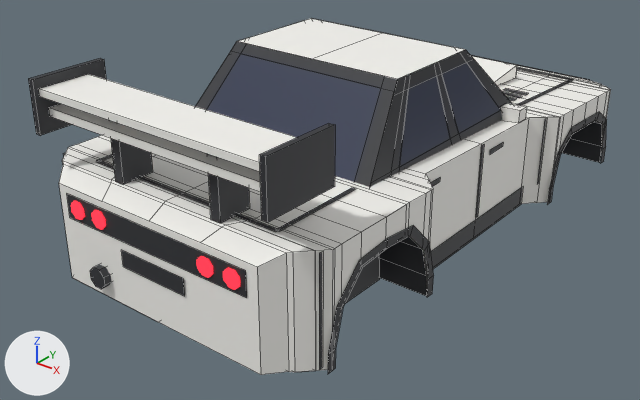
The FBX model assets/meshes/hoshi/Hoshi.fbx as it was, and as the next commit left it.
The view is the same before and after, from a 50 mm camera at (10.66, -15.02, 7.52) aimed at (-0.37, -1.24, -1.03). Lighting does not change. The marker at lower left points along +X, +Y and +Z. The first picture is the older version. Mesh edges are drawn as thin lines on the coarser meshes.

Script lines for the objects in view, before the commit:
```python
me_opt_wing_rally_wing = bpy.data.meshes.new('Opt_Wing_Rally_Wing')
me_opt_wing_rally_wing.from_pydata(...)  # a box spanning x 1.1..1.32, y -5.95..-5.25, z 0.84..2.29; a box spanning x -1.32..-1.1, y -5.95..-5.25, z 0.84..2.29; a box spanning x 2.7..2.82, y -6.45..-4.85, z 1.54..2.59; a box spanning x -2.82..-2.7, y -6.45..-4.85, z 1.54..2.59
me_opt_wing_rally_wing.materials.append(mat_trim)  # dark grey #2f3035
me_tailgarnish = bpy.data.meshes.new('TailGarnish')
me_tailgarnish.from_pydata([(-2.25, -6.37, -0.02), (2.25, -6.37, -0.02), (2.25, -6.37, 0.48), (-2.25, -6.37, 0.48)], [], [(0, 1, 2, 3)])
me_tailgarnish.materials.append(mat_trim)  # dark grey #2f3035
me_wheelwell = bpy.data.meshes.new('WheelWell')
me_wheelwell.from_pydata(...)  # 52 vertices, 4 faces; spans x -2.25..2.25, y -5.45..5.45, z -1.42..0.36
me_wheelwell.materials.append(mat_trim)  # dark grey #2f3035
ob_opt_wing_rally_wing = bpy.data.objects.new('Opt_Wing_Rally_Wing', me_opt_wing_rally_wing)
ob_opt_wing_rally_wing.location = (0.0, 0.0, 0.0)
ob_tailgarnish = bpy.data.objects.new('TailGarnish', me_tailgarnish)
ob_tailgarnish.location = (0.0, 0.0, 0.0)
ob_wheelwell = bpy.data.objects.new('WheelWell', me_wheelwell)
ob_wheelwell.location = (0.0, 0.0, 0.0)
# also in view: 'Door_RR' at (2.92, -1.15, -0.31); 'Hood' at (0.0, 4.05, 0.58); 'Ink_Trunk' at (0.0, -4.6, 0.87); 'Window_FR' at (2.23, 0.54, 1.53); 'RearPanel' at (0.0, -6.38, -0.38)
```
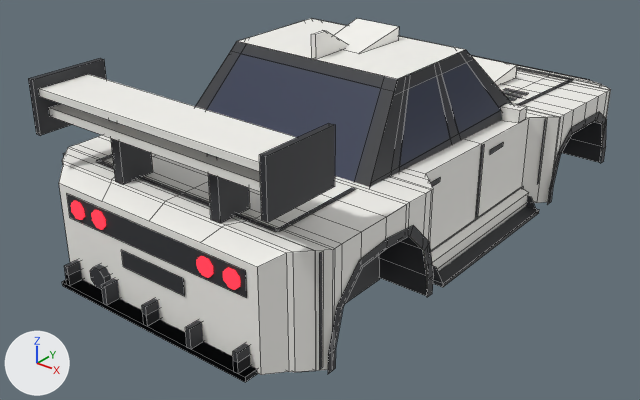
Boxes (x1, y1, x2, y2) around the edits, measured in the pictures (640 x 400 px):
'Opt_Diffuser_Road_AccDiffuser', added: after (62, 273, 257, 382)
'Opt_Skirts_Side_AccSkirt_R', added: after (431, 187, 528, 271)
'Opt_Diffuser_Race_AccDiffuserRace', added: after (62, 260, 258, 381)
'Opt_Skirts_Blade_AccSideBlade_R', added: after (433, 196, 539, 287)
'Opt_Roof_Scoop_AccRoofScoop', added: after (334, 18, 399, 53)
'Opt_Roof_Fin_AccSharkFin', added: after (311, 30, 349, 59)
'Rocker_R', unchanged, covered by the edit: before (431, 187, 523, 269); after (431, 187, 523, 252)

What changed in the scene script:
```text
Add me_opt_roof_scoop_accroofscoop:
    me_opt_roof_scoop_accroofscoop.from_pydata([(-0.48, -1.05, 2.42), (0.48, -1.05, 2.42), (0.55, 0.25, 2.7), (-0.55, 0.25, 2.7), (0.55, 0.25, 2.4), (0.48, -1.05, 2.4), (-0.48, -1.05, 2.4), (-0.55, 0.25, 2.4)], [], [(0, 1, 2, 3), (4, 2, 1, 5), (6, 0, 3, 7)])
    me_opt_roof_scoop_accroofscoop.materials.append(mat_body)  # white #f7f6f1
Add me_opt_skirts_side_accskirt_r:
    me_opt_skirts_side_accskirt_r.from_pydata([(2.82, 2.05, -1.46), (2.98, 2.05, -1.46), (2.98, -2.05, -1.46), (2.82, -2.05, -1.46), (3.02, 2.05, -1.3), (3.02, -2.05, -1.3), (3.02, 2.05, -1.06), (3.02, -2.05, -1.06), (2.82, 2.05, -0.98), (2.82, -2.05, -0.98)], [], [(0, 1, 2, 3), (1, 4, 5, 2), (4, 6, 7, 5), (6, 8, 9, 7), (8, 6, 4, 1, 0), (3, 2, 5, 7, 9)])
    me_opt_skirts_side_accskirt_r.materials.append(mat_body)  # white #f7f6f1
Add me_opt_roof_fin_accsharkfin:
    me_opt_roof_fin_accsharkfin.from_pydata([(0.05, -1.55, 2.9), (0.05, -1.9, 2.9), (0.05, -1.9, 2.41), (0.05, -0.725, 2.41), (-0.05, -0.725, 2.41), (-0.05, -1.9, 2.41), (-0.05, -1.9, 2.9), (-0.05, -1.55, 2.9)], [], [(0, 1, 2, 3), (4, 5, 6, 7), (6, 1, 0, 7), (7, 0, 3, 4), (5, 2, 1, 6)])
    me_opt_roof_fin_accsharkfin.materials.append(mat_body)  # white #f7f6f1
Add ob_opt_roof_scoop_accroofscoop:
    ob_opt_roof_scoop_accroofscoop = bpy.data.objects.new('Opt_Roof_Scoop_AccRoofScoop', me_opt_roof_scoop_accroofscoop)
    ob_opt_roof_scoop_accroofscoop.location = (0.0, 0.0, 0.0)
Add ob_opt_skirts_side_accskirt_r:
    ob_opt_skirts_side_accskirt_r = bpy.data.objects.new('Opt_Skirts_Side_AccSkirt_R', me_opt_skirts_side_accskirt_r)
    ob_opt_skirts_side_accskirt_r.location = (0.0, 0.0, 0.0)
Add ob_opt_diffuser_road_accdiffuser:
    ob_opt_diffuser_road_accdiffuser = bpy.data.objects.new('Opt_Diffuser_Road_AccDiffuser', me_opt_diffuser_road_accdiffuser)  # a box spanning x -2.4..2.4, y -6.64..-6.09, z -1.44..-1.34; a box spanning x -2.25..-2.15, y -6.64..-6.09, z -1.34..-1.12; a box spanning x -0.05..0.05, y -6.64..-6.09, z -1.34..-1.12; a box spanning x 2.15..2.25, y -6.64..-6.09, z -1.34..-1.12; in mat_trim (dark grey #2f3035)
    ob_opt_diffuser_road_accdiffuser.location = (0.0, 0.0, 0.0)
Add ob_opt_diffuser_race_accdiffuserrace:
    ob_opt_diffuser_race_accdiffuserrace = bpy.data.objects.new('Opt_Diffuser_Race_AccDiffuserRace', me_opt_diffuser_race_accdiffuserrace)  # a box spanning x -2.4..2.4, y -6.64..-5.74, z -1.44..-1.34; a box spanning x -2.25..-2.15, y -6.64..-5.74, z -1.34..-0.94; a box spanning x -1.15..-1.05, y -6.64..-5.74, z -1.34..-0.94; a box spanning x -0.05..0.05, y -6.64..-5.74, z -1.34..-0.94; a box spanning x 1.05..1.15, y -6.64..-5.74, z -1.34..-0.94; a box spanning x 2.15..2.25, y -6.64..-5.74, z -1.34..-0.94; in mat_trim (dark grey #2f3035)
    ob_opt_diffuser_race_accdiffuserrace.location = (0.0, 0.0, 0.0)
Add ob_opt_roof_fin_accsharkfin:
    ob_opt_roof_fin_accsharkfin = bpy.data.objects.new('Opt_Roof_Fin_AccSharkFin', me_opt_roof_fin_accsharkfin)
    ob_opt_roof_fin_accsharkfin.location = (0.0, 0.0, 0.0)
Add ob_opt_skirts_blade_accsideblade_r:
    ob_opt_skirts_blade_accsideblade_r = bpy.data.objects.new('Opt_Skirts_Blade_AccSideBlade_R', me_opt_skirts_blade_accsideblade_r)  # 16 vertices, 8 faces; spans x 2.82..3.32, y -2.05..2.05, z -1.48..-1.12; in mat_trim (dark grey #2f3035)
    ob_opt_skirts_blade_accsideblade_r.location = (0.0, 0.0, 0.0)
```
